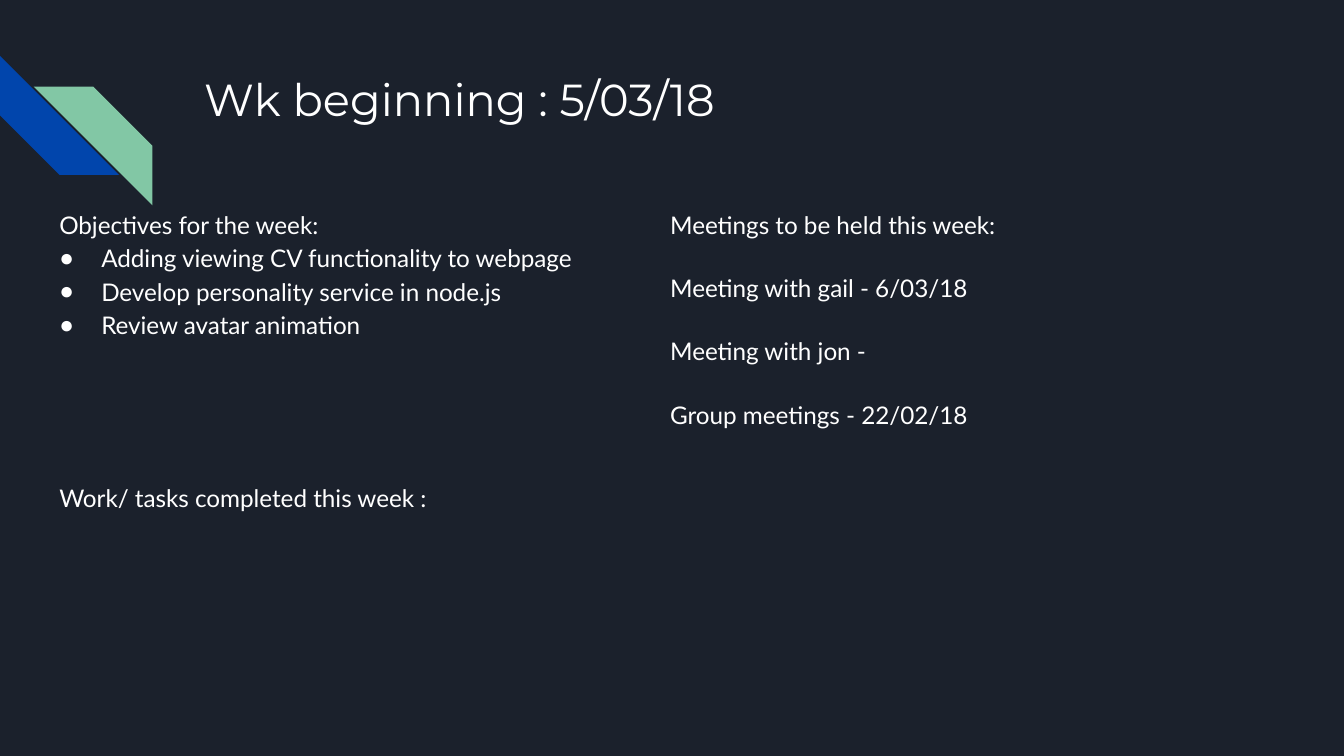
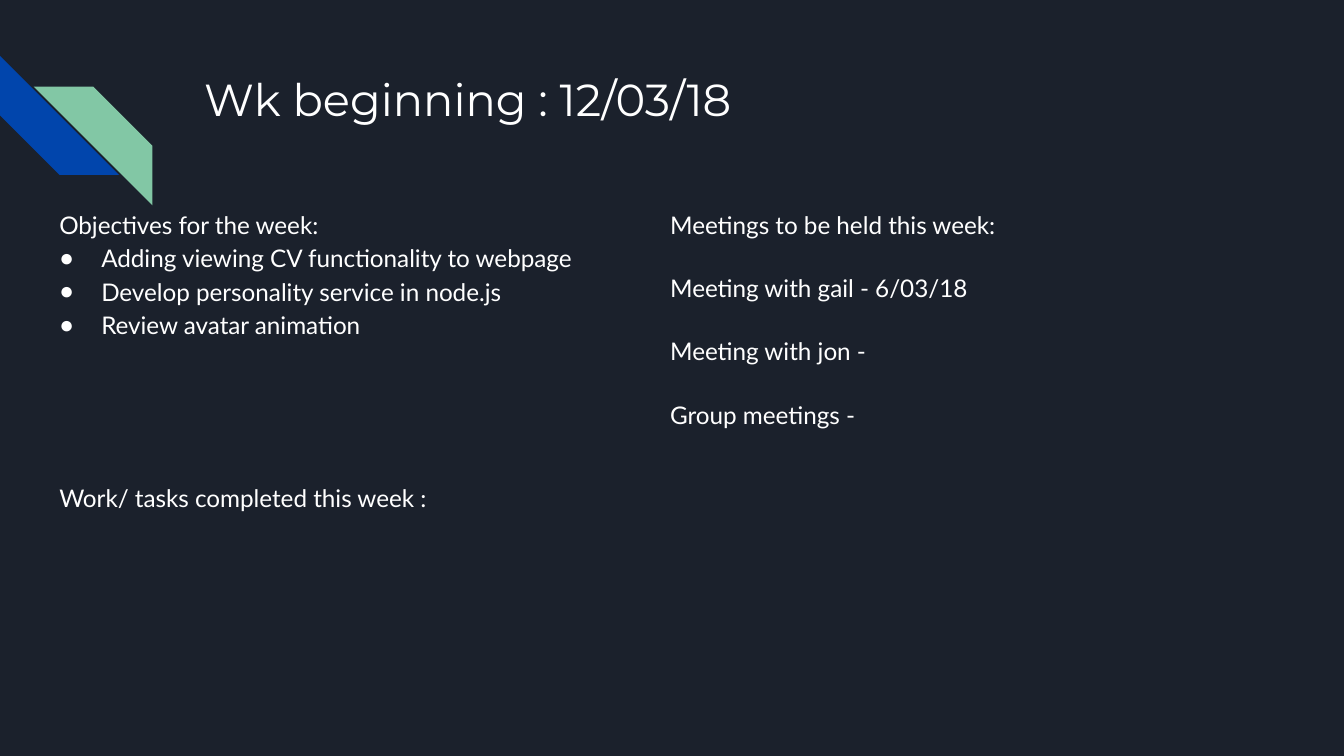
Before and after one commit to T-cherry/AI-Resume, a slide deck: slide 8 of Docs/Scrum management for Group Project.pptx (slide 7 before the commit). Drawn at 1344x756 pixels with LibreOffice and Linux fonts; fonts in the diff are those of the drawing. Boxes give left, top, right and bottom in pixels: in the first picture for what was removed or moved away, otherwise in the second. Text is boxed around its words. In the diff, an @@ line names an element or a change of style, - is before the commit and + after.

```diff
--- a/Docs/Scrum management for Group Project.pptx
+++ b/Docs/Scrum management for Group Project.pptx
@@ title at box(204, 78, 732, 125): text changed @@
-Wk beginning : 5/03/18
+Wk beginning : 12/03/18
@@ text at box(670, 406, 840, 429): text changed @@
-Group meetings - 22/02/18
+Group meetings -
```
Also in this commit, not shown: 1 other slide changed, 2 slides added, 2 other files.
